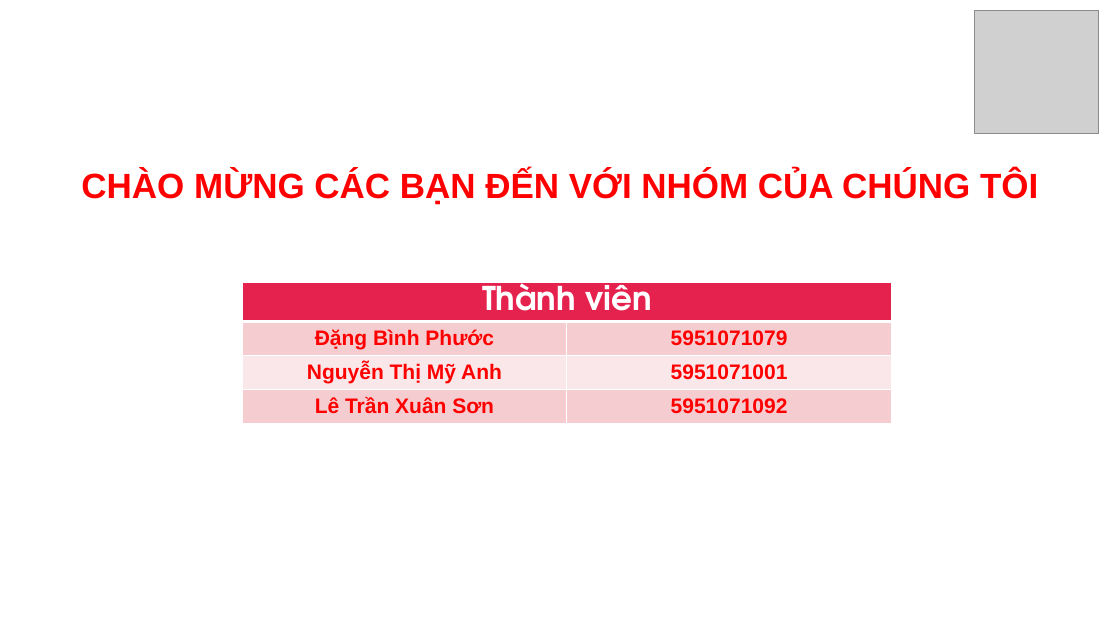
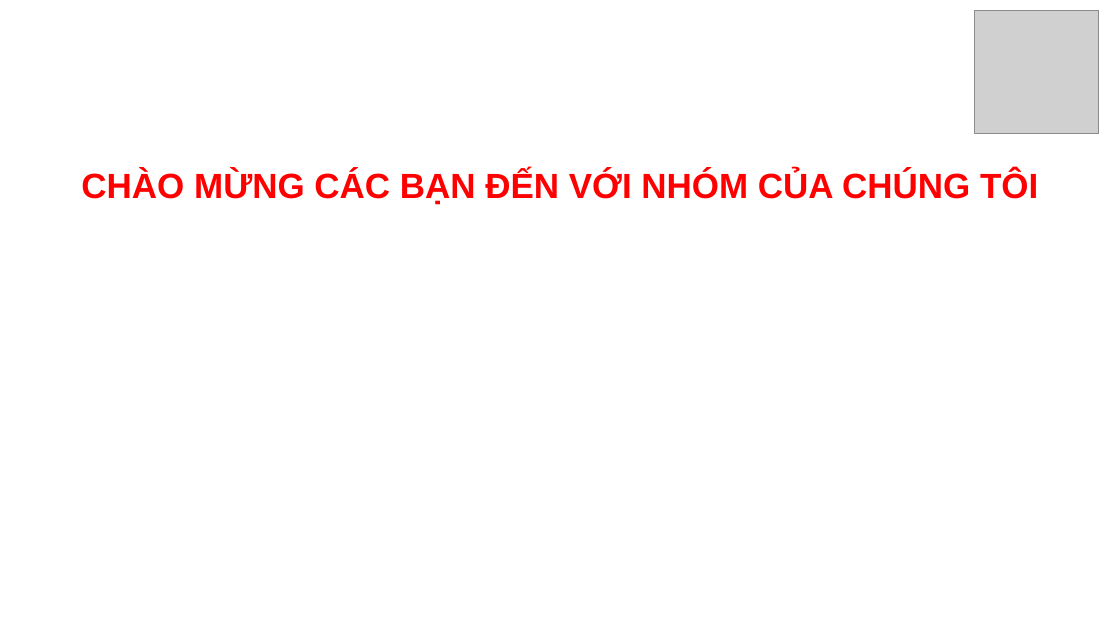
Before and after one commit to dangbinhphuoc/Sql_QuanLyNhanSu, a slide deck: slide 1 of PPQuanLyNhanSu.pptx. Drawn at 1120x630 pixels with LibreOffice and Linux fonts; fonts in the diff are those of the drawing; grey boxes stand for pictures; background and template pictures are left out. Boxes give left, top, right and bottom in pixels: in the first picture for what was removed or moved away, otherwise in the second. Text is boxed around its words. In the diff, an @@ line names an element or a change of style, - is before the commit and + after.

```diff
--- a/PPQuanLyNhanSu.pptx
+++ b/PPQuanLyNhanSu.pptx
@@ table removed at (242,282,891,432), 4 rows, 2 columns @@
-Thành viên | 
-Đặng Bình Phước | 5951071079
-Nguyễn Thị Mỹ Anh | 5951071001
-Lê Trần Xuân Sơn | 5951071092
```
Also in this commit, not shown: 18 other slides changed, 1 slide added, 1 other file.
